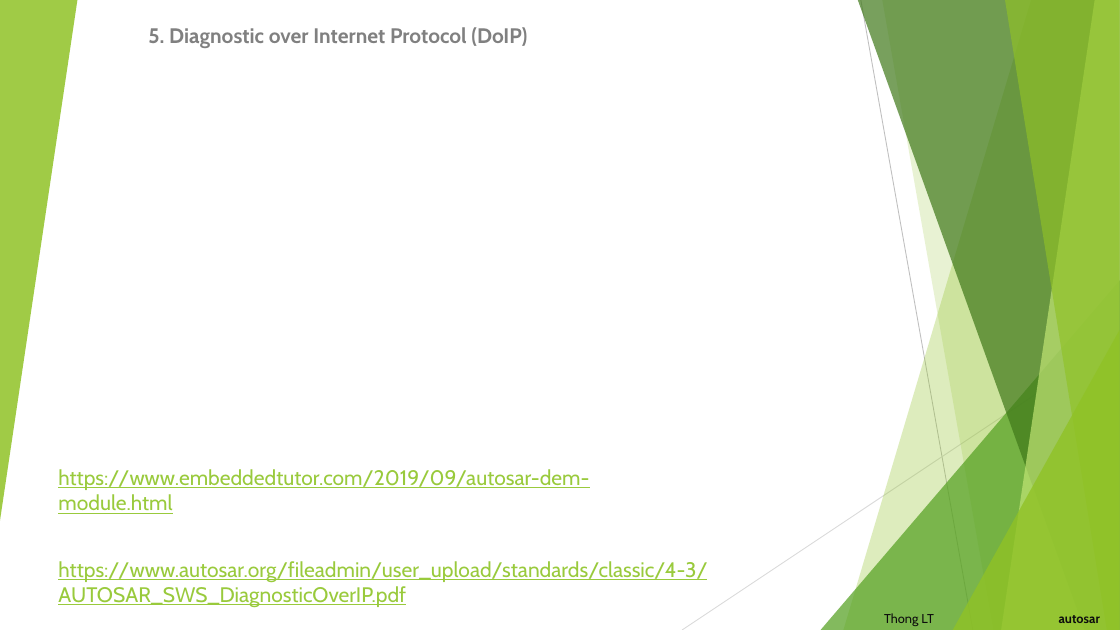
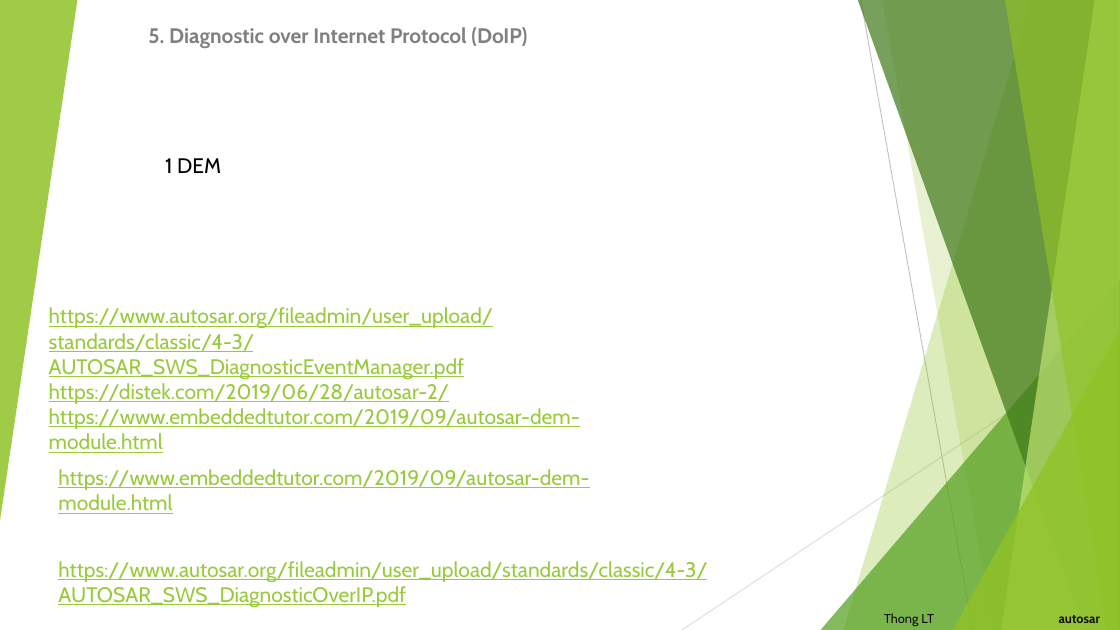
Before and after one commit to letrthong/autosar, a slide deck: slide 8 of Autosar.pptx. Drawn at 1120x630 pixels with LibreOffice and Linux fonts; fonts in the diff are those of the drawing. Boxes give left, top, right and bottom in pixels: in the first picture for what was removed or moved away, otherwise in the second. Text is boxed around its words. In the diff, an @@ line names an element or a change of style, - is before the commit and + after.

```diff
--- a/Autosar.pptx
+++ b/Autosar.pptx
@@ text added at box(165, 158, 221, 173), 18 pt, text #000000 @@
+1 DEM
@@ text added at box(49, 307, 580, 453), 18 pt, text #99CA3C, underline @@
+https://www.autosar.org/fileadmin/user_upload/standards/classic/4-3/AUTOSAR_SWS_DiagnosticEventManager.pdf https://distek.com/2019/06/28/autosar-2/ https://www.embeddedtutor.com/2019/09/autosar-dem-module.html
```
